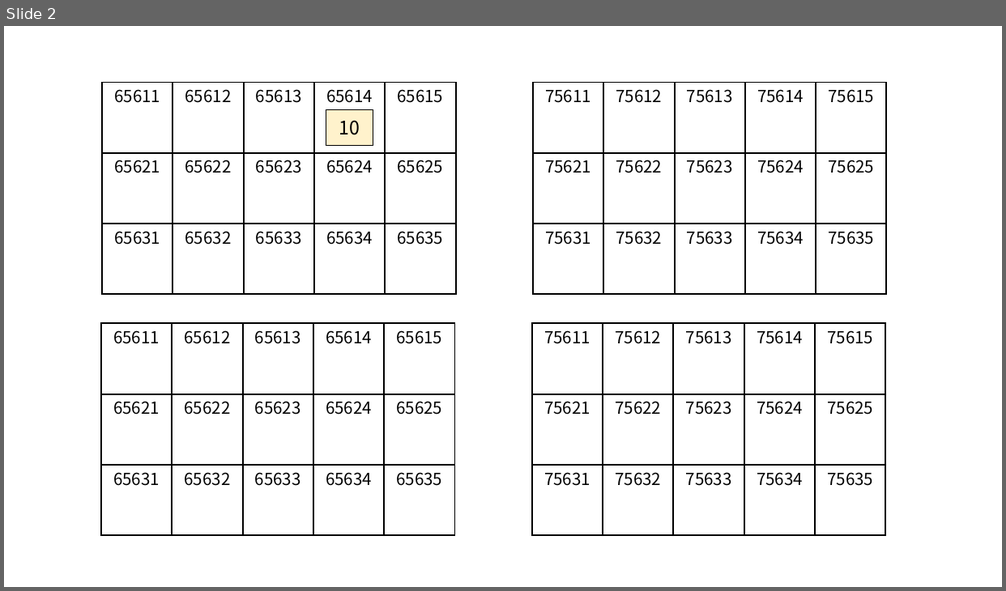
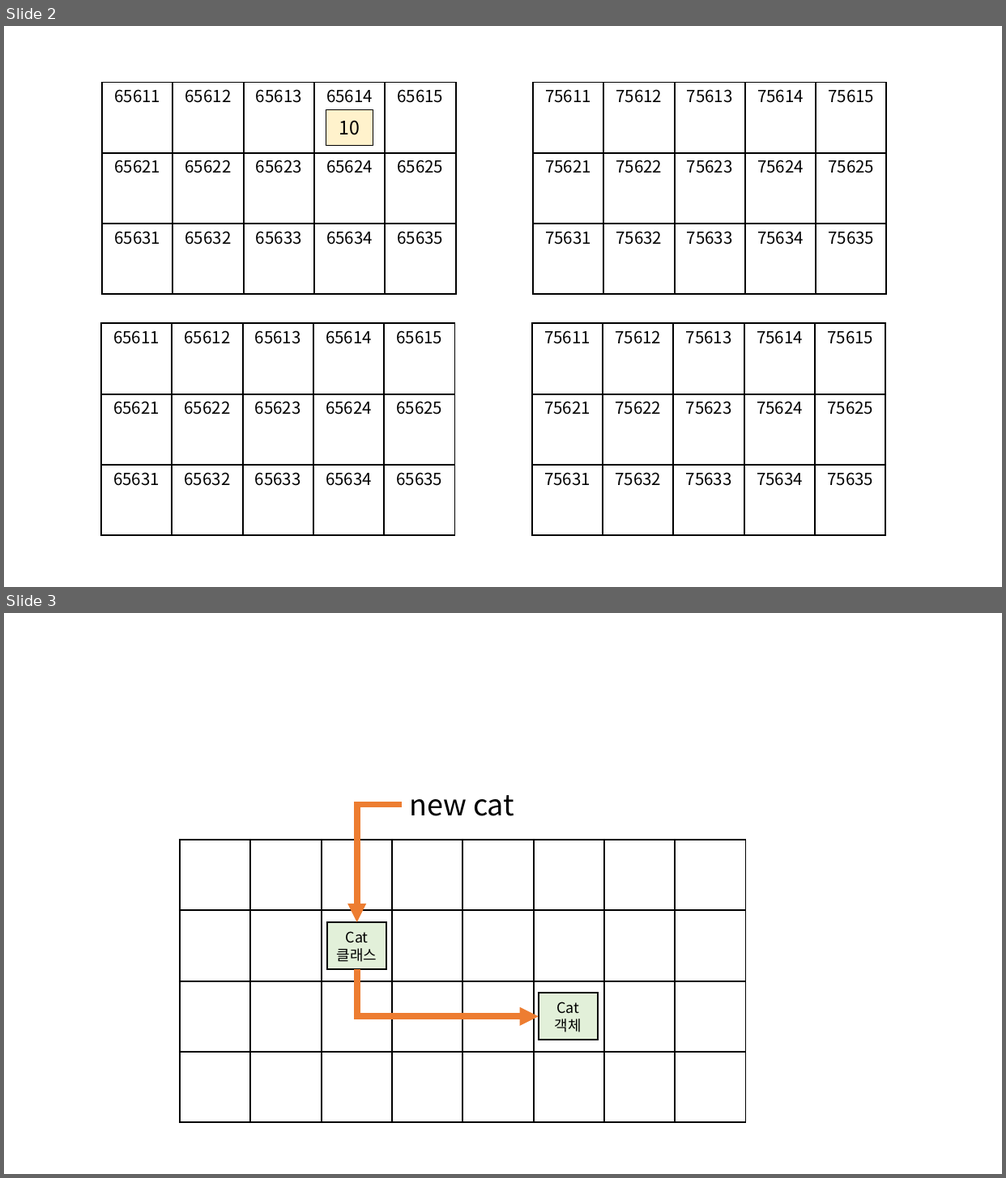
Before and after one commit to ho8566z/daily_log, a slide deck: create_notion_img.pptx. Shown one above the other, each under a label of ours: slide 2 before the commit, slides 2 and 3 after it. The pictures are 1006x591 and 1006x1178 pixels, drawn with LibreOffice and Linux fonts; fonts in the diff are those of the drawing. Boxes give left, top, right and bottom in pixels: in the first picture for what was removed or moved away, otherwise in the second. Text is boxed around its words. In the diff, an @@ line names an element or a change of style, - is before the commit and + after.

```diff
--- a/create_notion_img.pptx
+++ b/create_notion_img.pptx
@@ slide 3 added at <box>4,613,1002,1174</box>, background #FFFFFF @@
@@ group added at <box>180,795,745,1122</box>: 34 rectangles, 2 elbow arrows, 1 text @@
+Cat
+클래스
+Cat
+객체
+new cat
```
Also in this commit, not shown: 1 slide removed, 5 other files.
